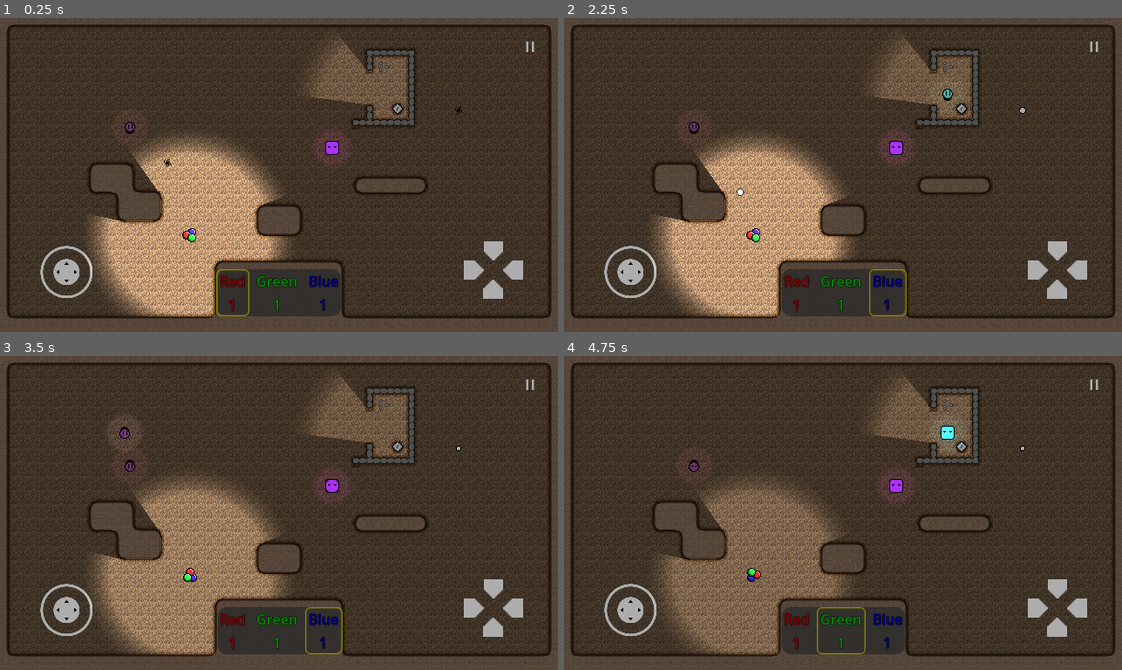
Above: before the commit, frames 1-4 (two rows, left to right).
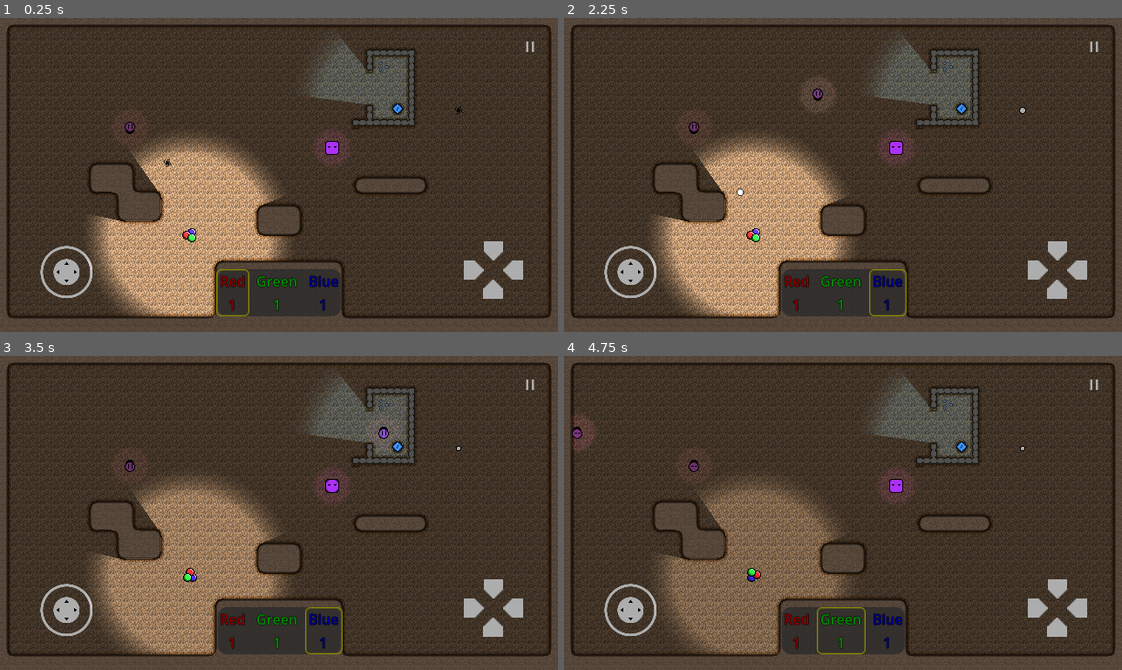
Above: after the commit, the same moments.

Repository: Degenerate-Games/shadows-below
Game: Godot game, scene res://scenes/levels/sprite_Test.tscn
Same seed, same stepped clock (60 frames per second), same inputs: the game is played once before the commit and once after it. This scene is started directly instead of the project's main scene.
Inputs (mouse positions are in pixels of both pictures, inside the frame that each line leads up to):
- Up to frame 1 (0.25 s): no input
- Up to frame 2 (2.25 s): move the mouse to (965, 159) at 0.52 s; hold L (mixing_ui_right) 0.53-1.25 s; tap B (bake) at 0.6, 2.1 s; click (965, 159) at 0.67 s; drag from (731, 190) to (960, 109) at 1.27 s; move the mouse to (898, 105) at 2.02 s; hold L (mixing_ui_right) from 2.03 s (still down)
- Up to frame 3 (3.5 s): release L (mixing_ui_right) at 2.75 s; drag from (251, 575) to (111, 465) at 2.77 s
- Up to frame 4 (4.75 s): move the mouse to (1010, 560) at 3.52 s; hold J (mixing_ui_left) 3.53-4.25 s; tap B (bake) at 3.6 s; drag from (675, 465) to (759, 434) at 4.27 s

The runs differ from the first frame. In frame 1, 1.2% of the frame differs, in the area x 56-74%, y 8-32%; in frame 2, 1.4%; in frame 3, 1.1%; in frame 4, 1.6%, in the area x 1-74%, y 8-32%.
Error before the commit: Invalid assignment of property or key 'global_position' with value of type 'Vector2' on a base object of type 'Nil'. (res://scripts/items/key_light.gd:59)

Commit message:
Spawn enemies from key_lights

Diff:
--- a/scripts/items/key_light.gd
+++ b/scripts/items/key_light.gd
@@ -16,9 +16,9 @@
 	var power_remaining = key_power
 
 	# Initialize the color values
-	red = ColorValue.new(floor(randf_range(0, min(power_remaining, 3))), 3)
+	red = ColorValue.new(randi_range(0, min(power_remaining, 3)), 3)
 	power_remaining -= red.value
-	green = ColorValue.new(floor(randf_range(0, min(power_remaining, 3))), 3)
+	green = ColorValue.new(randi_range(0, min(power_remaining, 3)), 3)
 	power_remaining -= green.value
 	blue = ColorValue.new(min(power_remaining, 3), 3)
 
@@ -28,14 +28,8 @@
 	$Sprite2D.self_modulate = color
 
 func interact():
-	var colors = [red, green, blue]
-	colors.shuffle()
-	for color in colors:
-		if color.value > 0:
-			color.value -= 1
-			break
-	var power_remaining = red.value + green.value + blue.value
-	if power_remaining == 0:
+	key_power -= 1
+	if key_power == 0:
 		$PointLight2D.enabled = false
 		unlocked = true
 		emit_signal("key_unlocked")
@@ -47,8 +41,12 @@
 func _on_timer_timeout():
 	if unlocked:
 		return
-	spawn_enemy(randi_range(1, min(2, round(spawn_count / 2.0))))
+	if spawn_count < 3:
+		spawn_enemy(1)
+	else:
+		spawn_enemy(randi_range(1, 2))
 	spawn_count += 1
+
 func spawn_enemy(level: int):
 	var enemy: Node2D
 	match level:
@@ -61,3 +59,6 @@
 	enemy.acceleration = 500
 	enemy.total_power = 2 + ((level - 1) * 3)
 	get_parent().add_child(enemy)
+	enemy.call_deferred("set_color", red, green, blue)
+	if enemy.has_method("set_target"):
+		enemy.call_deferred("set_target", get_parent().get_parent().get_node("Player"))
